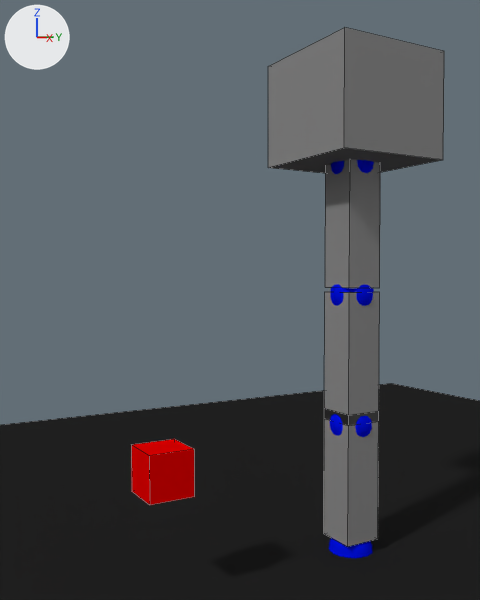
Before and after pictures for a commit that changed the Blender file blender/manipulator.blend.
Before and after are seen from a 50 mm lens placed at (4.04, -3.35, 2.14), pointed at (-0.01, -1.0, 1.98). Lighting does not change. The marker at upper left points along +X, +Y and +Z. Mesh edges are drawn as thin lines on the coarser meshes.

In view in the first picture: 'Arm_0', 'Arm_1', 'Arm_2', 'Arm_3', 'Plane', 'TargetPoint'.
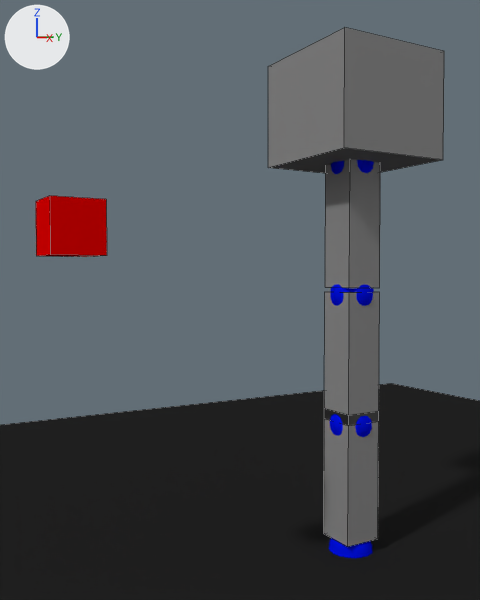
Changed parts and their boxes [x1, y1, x2, y2] in the pictures (480 x 600 px):
'TargetPoint', moved: before [131, 439, 194, 505]; after [36, 196, 107, 257]

The edits, one by one:
Object 'TargetPoint' (ob_targetpoint) moves from (0.008, -1.6, 0.86) to (0.278, -2.274, 2.413).
